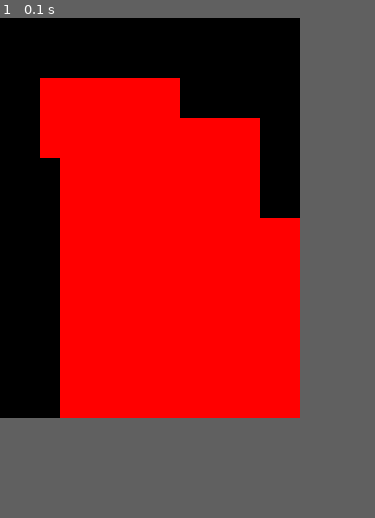
Above: before the commit, frame 1.
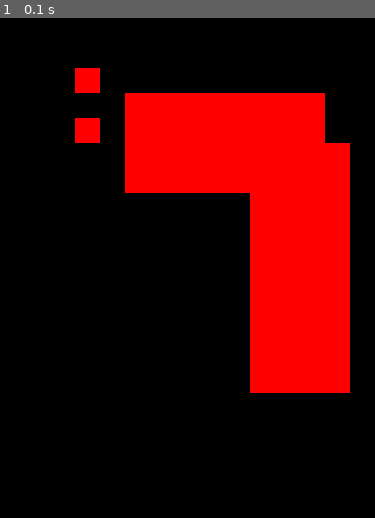
Above: after the commit, the same moment.

Repository: IsaacLemasleLucas/SimuPathPlanning
Game: pygame game, started from main.py
Two runs of this game, one before a commit and one after it. Both use one fixed random seed, a clock stepped at 60 frames per second and the inputs below.
Inputs:
- Up to frame 1 (0.1 s): no input
In our replay, the window is 300x400 before the commit and 375x500 after it. These sizes can differ from the game's own. Grey fills any space a smaller window leaves; there, only what the larger window draws over its background counts as a difference.

The runs differ from the first frame. In frame 1, 39% of the frame differs, in the area x 10-94%, y 10-80%.

Commit message:
all the param put in a json file, displaying correctly the map with pygame

Diff:
--- a/Map.py
+++ b/Map.py
@@ -1,17 +1,23 @@
 import pygame
+import json
 
 class Map:
 
-    def __init__(self, x=1, y=1, scale=20):
+    def __init__(self, x=1, y=1, scale=25):
         pygame.init()
         self.x_ = x
         self.y_ = y
         self.scale_ = scale
         self.windows_x_ = self.x_ * self.scale_
         self.windows_y_ = self.y_ * self.scale_
-        self.free_param = 'o'
-        self.occupy_param = 'X'
-        self.block_param = 'B'
+        # Initialisation of the param saved in the file json
+        with open("param_map.json","r") as file:
+            file_dict = json.load(file)
+        self.free_param = file_dict["map"]["free_param"]
+        self.occupy_param = file_dict["map"]["occupy_param"]
+        self.block_param = file_dict["map"]["block_param"]
+        self.color_osbtacle = tuple(file_dict["color"]["obstacle"])
+        self.color_robot = tuple(file_dict["color"]["robot"])
         self.map_ = self.initMap()
         self.fenetre_ = pygame.display.set_mode((self.windows_x_, self.windows_y_))
 
@@ -32,10 +38,15 @@
         for xi in range(len(self.map_)):
             for yi in range(len(self.map_[xi])):
                 if not self.check_free(xi,yi):
-                    pygame.draw.rect(self.fenetre_, (255,0,0), (xi*self.scale_,
-                                                                yi*self.scale_,
-                                                                (xi+1)*self.scale_,
-                                                                (yi+1)*self.scale_))
+
+                    pygame.draw.rect(self.fenetre_, self.color_osbtacle, (yi*self.scale_,
+                                                                          xi*self.scale_,
+                                                                          self.scale_,
+                                                                          self.scale_))
+
+    # ==================================
+    # Modicaters and definers of the map
+    # ==================================
 
     # Modify the map
     def occupy(self,x,y):
--- a/main.py
+++ b/main.py
@@ -4,6 +4,7 @@
 import Robot
 import pygame
 import sys
+import time
 
 if __name__ == "__main__":
 
@@ -18,6 +19,7 @@
     my_map = Map.Map(15,20)
     my_map.obstacle(5,12,3,6)
     my_map.obstacle(10,13,5,20)
+
     # Creation of the robot
     snoopy = Robot.Robot(my_map, 3, 4)
     spot = Robot.Robot(my_map,3,2)
@@ -25,17 +27,20 @@
     my_map.printMap()
 
     # Actions
-    # my_map.printMap()
-    # print("\n\n")
-    # my_map.printMap()
-    # snoopy.go_right(my_map)
-    # snoopy.go_right(my_map)
-    # snoopy.go_right(my_map)
-    # print("\n\n")
-    # my_map.printMap()
+    my_map.printMap()
+    # time.sleep(3)
+    print("\n\n")
+    my_map.printMap()
+    # time.sleep(3)
+    snoopy.go_down(my_map)
+    snoopy.go_down(my_map)
+    snoopy.go_down(my_map)
+    snoopy.go_down(my_map)
+    snoopy.go_down(my_map)
+    snoopy.go_down(my_map)
+    print("\n\n")
+    my_map.printMap()
 
-    # Draw grid
-    #
 
 
     while True:
--- /dev/null
+++ b/param_map.json
@@ -0,0 +1,14 @@
+{
+    "map":
+    {
+        "free_param" : "o",
+        "occupy_param" : "X",
+        "block_param" : "B"
+    },
+    "color":
+    {
+        "obstacle": [255,0,0],
+        "robot": [0,255,0],
+        "goal":[0,0,255]
+    }
+}
--- a/test_pygame.py
+++ b/test_pygame.py
@@ -1,13 +1,19 @@
 import pygame
 import sys
+import json
+
 
 pygame.init()
 
 fenetre = pygame.display.set_mode((150,200))
 
-pygame.draw.rect(fenetre, (255,0,0),(10,10,20,20))
+pygame.draw.rect(fenetre, (255,0,0),(10,30,10,30))
 
-
+with open("param_map.json","r") as file:
+    file_dict = json.load(file)
+free_param = file_dict["map"]["free_param"]
+occupy_param = file_dict["map"]["occupy_param"]
+block_param = file_dict["map"]["block_param"]
 
 # Wait for 5000 milliseconds (5 seconds)
 #pygame.time.wait(5000)
